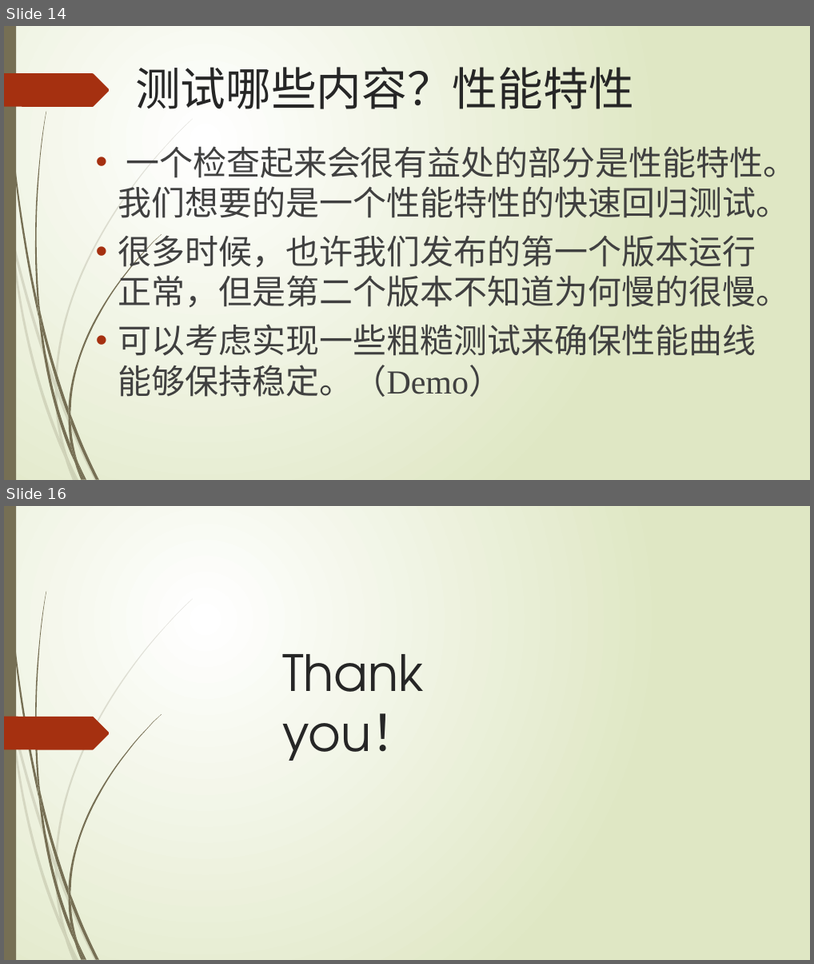
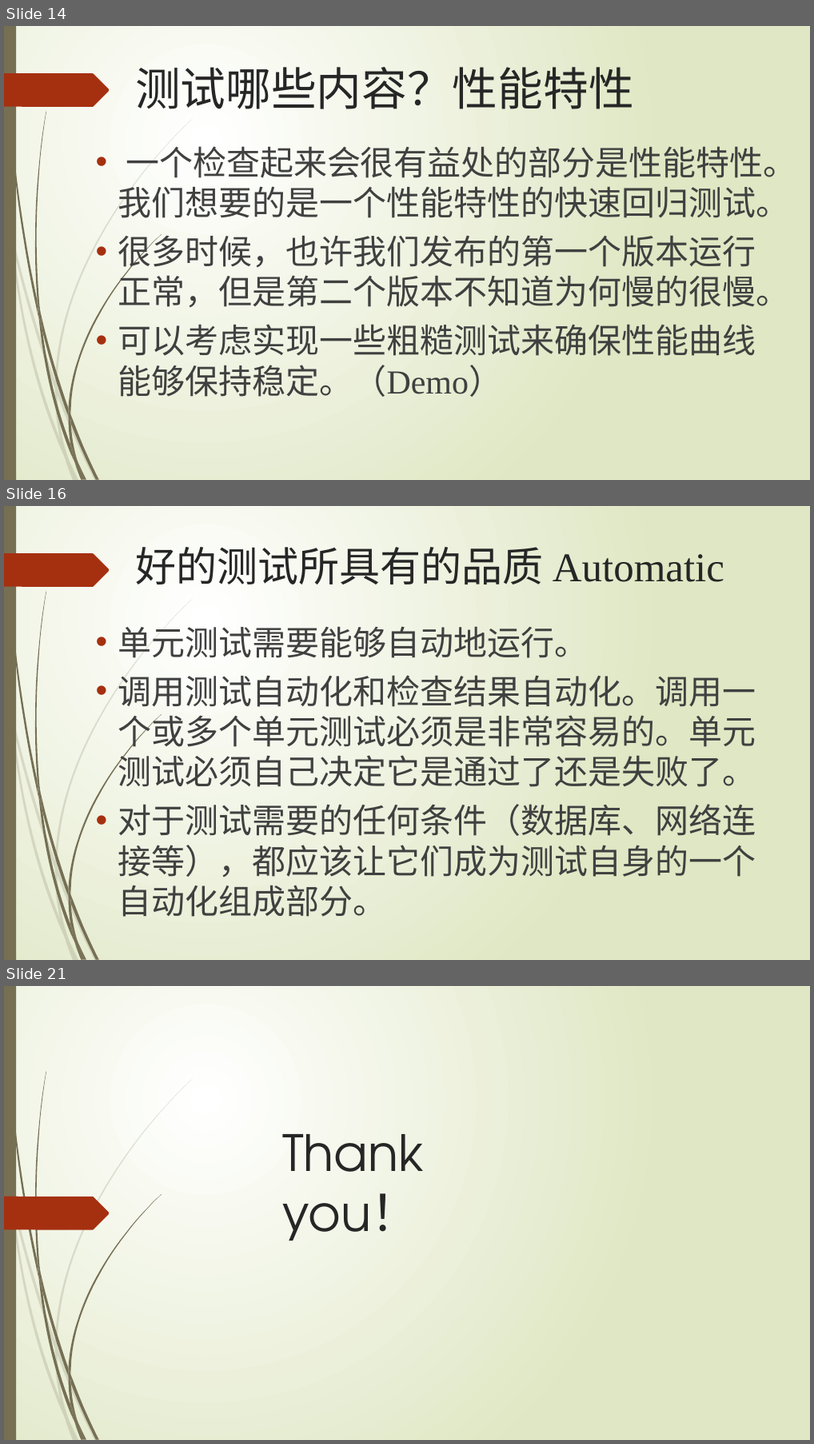
Before and after one commit to SilverFox8588/UnitTestDemo, a slide deck: 单元测试之道.pptx. Shown one above the other, each under a label of ours: slides 14 and 16 before the commit, slides 14, 16 and 21 after it; the slides between them are not shown. The pictures are 814x964 and 814x1444 pixels, drawn with LibreOffice and Linux fonts; fonts in the diff are those of the drawing. Boxes give left, top, right and bottom in pixels: in the first picture for what was removed or moved away, otherwise in the second. Text is boxed around its words. In the diff, an @@ line names an element or a change of style, - is before the commit and + after.

```diff
--- a/单元测试之道.pptx
+++ b/单元测试之道.pptx
@@ slide 16 added at (x1=4, y1=506, x2=810, y2=960), background gradient #FFFFFF to #DFE8C4; not listed: 24 template elements that a slide beside it also shows @@
@@ title added at (x1=135, y1=547, x2=725, y2=584), 48.6 pt, text #262626 @@
+好的测试所具有的品质 Automatic
@@ text added at (x1=118, y1=626, x2=756, y2=916), 40 pt, text #404040 @@
+• 单元测试需要能够自动地运行。
+• 调用测试自动化和检查结果自动化。调用一个或多个单元测试必须是非常容易的。单元测试必须自己决定它是通过了还是失败了。
+• 对于测试需要的任何条件（数据库、网络连接等），都应该让它们成为测试自身的一个自动化组成部分。
@@ what was slide 16 is now slide 21 @@
```
Also in this commit, not shown: 1 slide changed, 4 other slides added, 6 other files.
